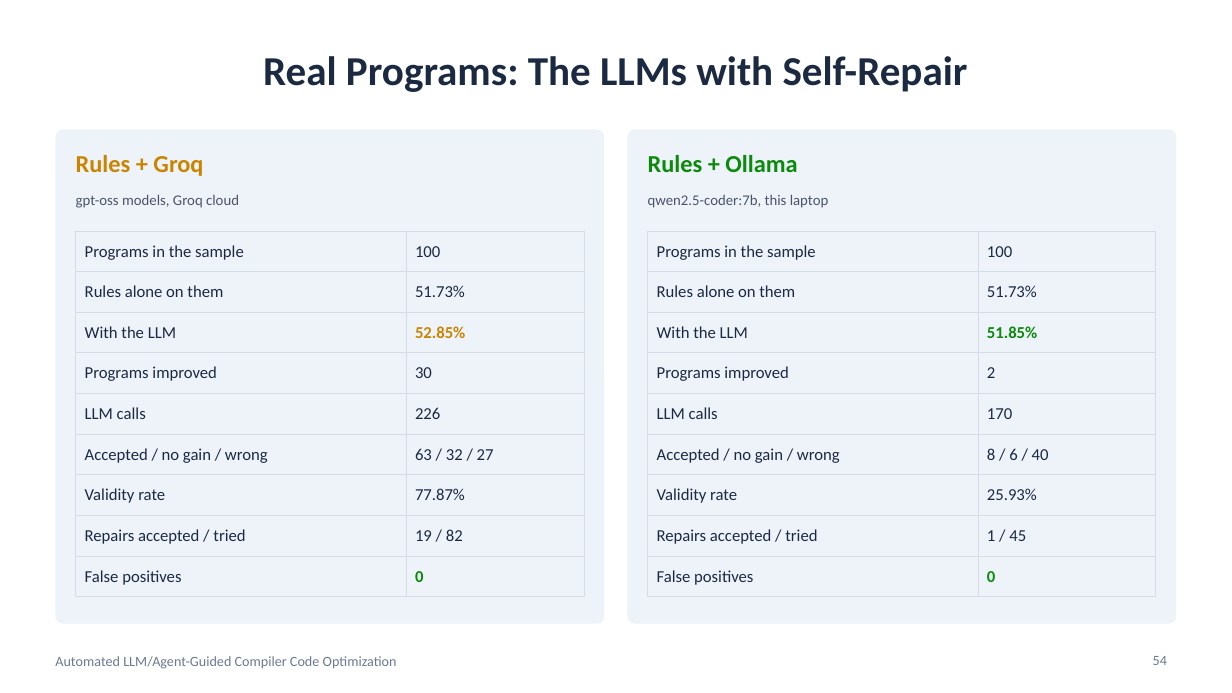
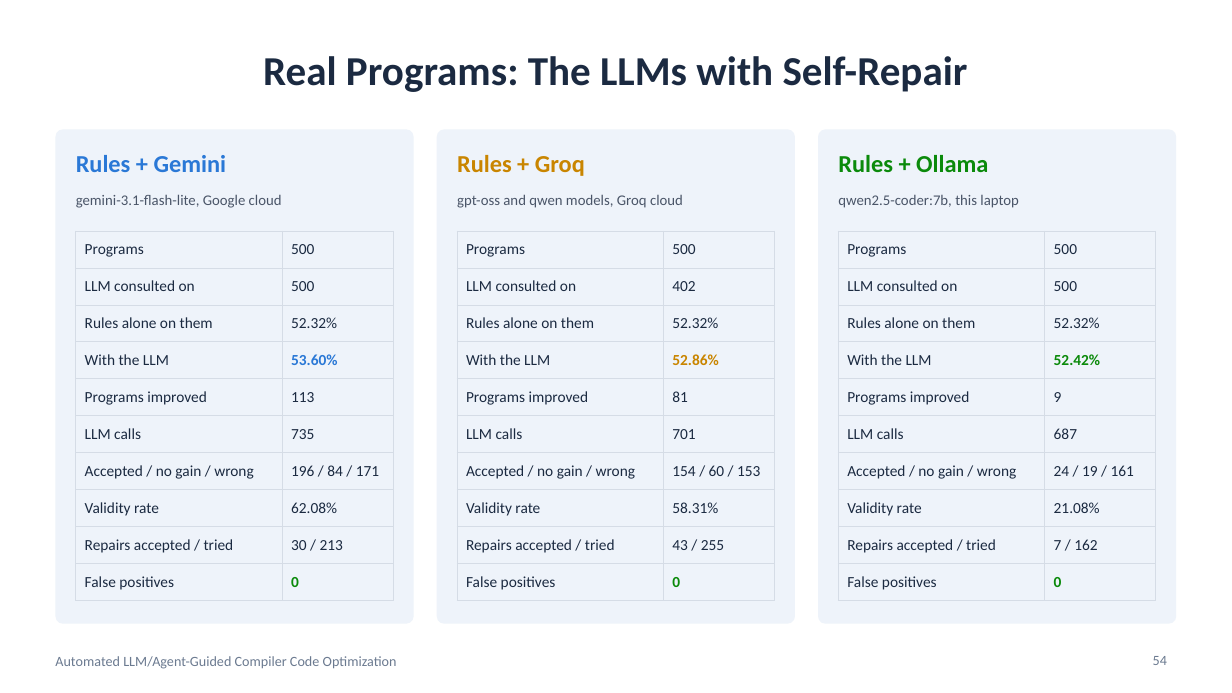
Before and after one commit to adarshhsharmaa-rgb/LLM-based-Compiler-Code-Optimization, a slide deck: slide 54 of project_ppt_24bce2972_review3.pptx. Drawn at 1232x693 pixels with LibreOffice and Linux fonts; fonts in the diff are those of the drawing. Boxes give left, top, right and bottom in pixels: in the first picture for what was removed or moved away, otherwise in the second. Text is boxed around its words. In the diff, an @@ line names an element or a change of style, - is before the commit and + after.

```diff
--- a/project_ppt_24bce2972_review3.pptx
+++ b/project_ppt_24bce2972_review3.pptx
@@ rounded rectangle: place and size @@
-rounded rectangle at [55,129,604,624]
+rounded rectangle at [55,129,414,624]
@@ rounded rectangle at [55,129,414,624]: proportions changed @@
@@ rounded rectangle at [437,129,796,624]: proportions changed @@
@@ rounded rectangle: place and size @@
-rounded rectangle at [628,129,1177,624]
+rounded rectangle at [437,129,796,624]
@@ rounded rectangle added at [818,129,1177,624], fill #EEF3FA @@
@@ text "Rules + Ollama": place and size @@
-text "Rules + Ollama" at [648,155,797,172]
+text "Rules + Ollama" at [838,155,988,172]
@@ text at [76,155,227,172]: text changed; text colour #C98500 to #2A78D6 @@
-Rules + Groq
+Rules + Gemini
@@ text added at [457,155,585,176], 19 pt, text #C98500, bold @@
+Rules + Groq
@@ text at [76,194,282,208]: text changed @@
-gpt-oss models, Groq cloud
+gemini-3.1-flash-lite, Google cloud
@@ text added at [457,194,683,208], 11.5 pt, text #4A5568 @@
+gpt-oss and qwen models, Groq cloud
@@ text "qwen2.5-coder:7b, this laptop": place and size @@
-text "qwen2.5-coder:7b, this laptop" at [648,194,829,208]
+text "qwen2.5-coder:7b, this laptop" at [838,194,1019,208]
@@ table at [76,231,393,601] @@
-row 1: Programs in the sample | 100
-row 2: Rules alone on them | 51.73%
-row 3: With the LLM | 52.85%
-row 4: Programs improved | 30
-row 5: LLM calls | 226
-row 6: Accepted / no gain / wrong | 63 / 32 / 27
-row 7: Validity rate | 77.87%
-row 8: Repairs accepted / tried | 19 / 82
+row 1: Programs | 500
+row 2: LLM consulted on | 500
+row 3: Rules alone on them | 52.32%
+row 4: With the LLM | 53.60%
+row 5: Programs improved | 113
+row 6: LLM calls | 735
+row 7: Accepted / no gain / wrong | 196 / 84 / 171
+row 8: Validity rate | 62.08%
+row 9: Repairs accepted / tried | 30 / 213
@@ table: place and size @@
-table at [76,231,585,597]
+table at [76,231,393,601]
@@ table at [457,231,775,601] @@
-row 1: Programs in the sample | 100
-row 2: Rules alone on them | 51.73%
-row 3: With the LLM | 51.85%
-row 4: Programs improved | 2
-row 5: LLM calls | 170
-row 6: Accepted / no gain / wrong | 8 / 6 / 40
-row 7: Validity rate | 25.93%
-row 8: Repairs accepted / tried | 1 / 45
+row 1: Programs | 500
+row 2: LLM consulted on | 402
+row 3: Rules alone on them | 52.32%
+row 4: With the LLM | 52.86%
+row 5: Programs improved | 81
+row 6: LLM calls | 701
+row 7: Accepted / no gain / wrong | 154 / 60 / 153
+row 8: Validity rate | 58.31%
+row 9: Repairs accepted / tried | 43 / 255
@@ table: place and size @@
-table at [648,231,1157,597]
+table at [457,231,775,601]
@@ table added at [838,231,1155,601], 10 rows, 2 columns @@
+Programs | 500
+LLM consulted on | 500
+Rules alone on them | 52.32%
+With the LLM | 52.42%
+Programs improved | 9
+LLM calls | 687
+Accepted / no gain / wrong | 24 / 19 / 161
+Validity rate | 21.08%
+Repairs accepted / tried | 7 / 162
+False positives | 0
```
Also in this commit, not shown: 7 other slides changed, 2 other files.
